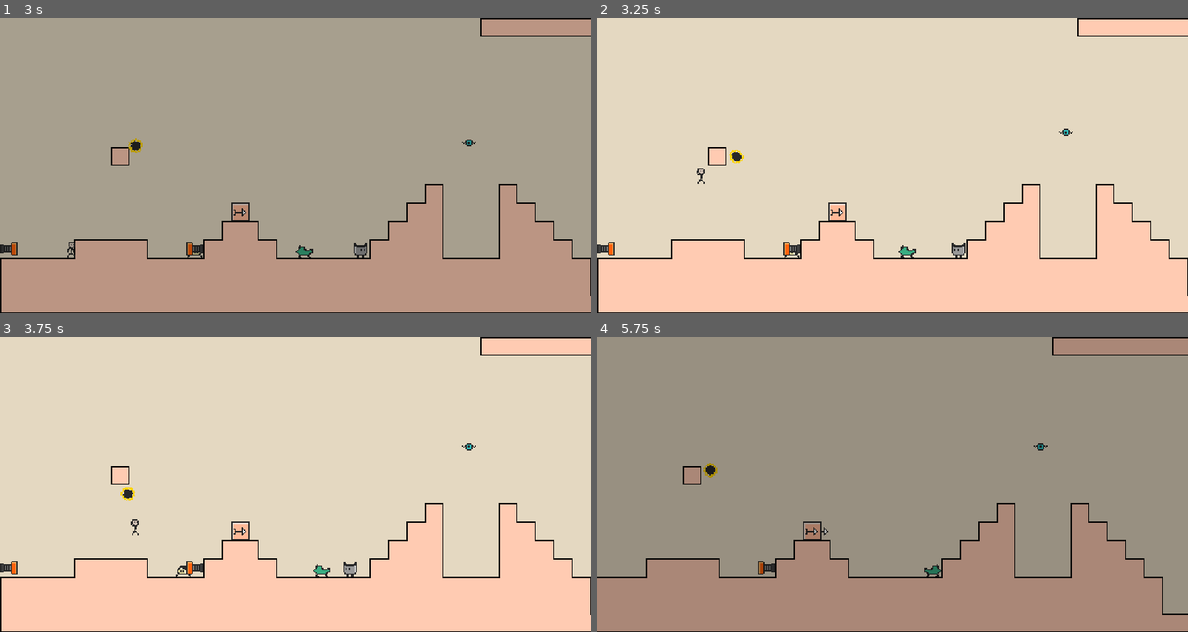
Above: before the commit, frames 1-4 (two rows, left to right).
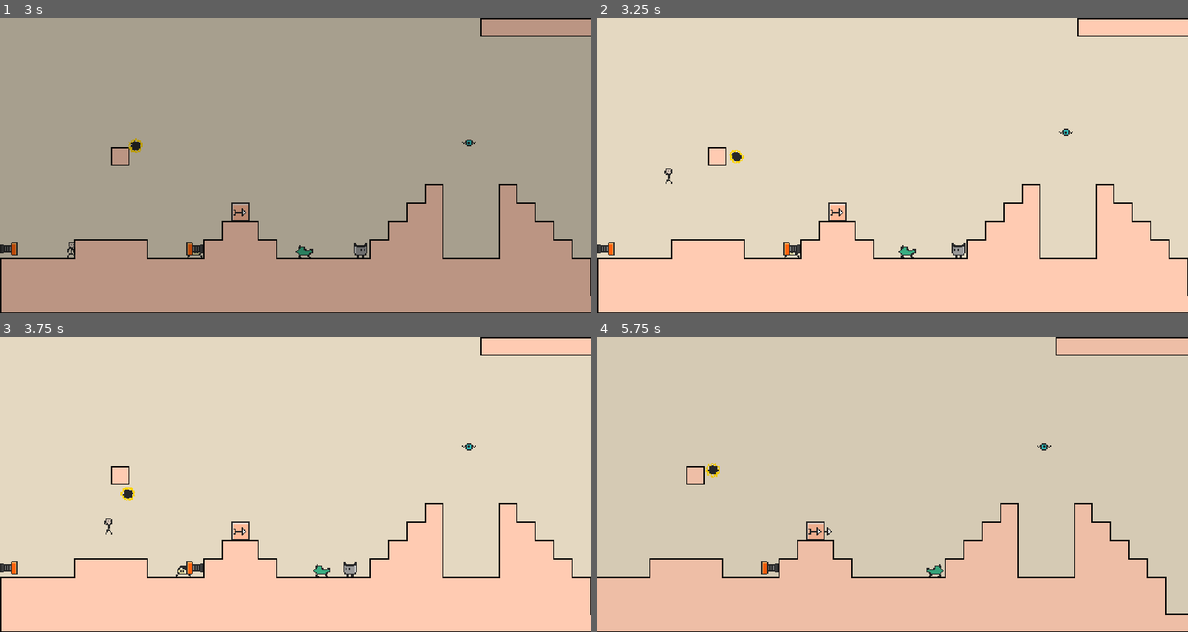
Above: after the commit, the same moments.

Repository: yannicka/ninja
Game: Godot game, scene res://src/Scenes/Game.tscn
The game is run twice, just before and just after one commit, with the same random seed, the same clock (stepped at 60 frames per second) and the same inputs.
Inputs (mouse positions are in pixels of both pictures, inside the frame that each line leads up to):
- Up to frame 1 (3 s): move the mouse to (425, 150) at 0.52 s; hold Space (space) 0.53-1.28 s; hold Right (ui_right) 0.53-2.03 s; click (425, 150) at 0.67 s; tap Up (ui_up) at 0.77, 1.52 s; move the mouse to (177, 180) at 1.27 s; tap Space (space) at 1.35, 2.85 s; move the mouse to (354, 100) at 2.02 s; hold Left (ui_left) 2.03-2.78 s; hold Space (space) 2.03-2.78 s; move the mouse to (265, 224) at 2.77 s; hold Right (ui_right) from 2.78 s (still down); click (265, 224) at 2.92 s
- Up to frame 2 (3.25 s): keep holding Right (ui_right); tap Up (ui_up) at 3.02 s
- Up to frame 3 (3.75 s): keep holding Right (ui_right); move the mouse to (472, 528) at 3.52 s; hold Space (space) from 3.53 s (still down)
- Up to frame 4 (5.75 s): tap Up (ui_up) at 3.77, 4.52 s; move the mouse to (715, 440) at 4.27 s; release Right (ui_right) at 4.28 s; release Space (space) at 4.28 s; hold Left (ui_left) 4.28-5.03 s; tap Space (space) at 4.35 s; move the mouse to (922, 484) at 5.02 s; hold Right (ui_right) from 5.03 s (still down); hold Space (space) from 5.03 s (still down); click (922, 484) at 5.17 s

Frame 1 is identical in both runs. In frame 2, less than 0.1% of the frame differs, in the area x 11-19%, y 51-57%; in frame 3, less than 0.1%; in frame 4, 99%, in the area x 0-100%, y 0-100%.

Commit message:
Correction mouvement touch

Diff:
--- a/src/Player.gd
+++ b/src/Player.gd
@@ -29,14 +29,12 @@
 	if Input.is_action_just_pressed("ui_up"):
 		jump()
 
-	if Input.is_action_pressed("space"):
+	if move or Input.is_action_pressed("space"):
 		move = true
 	else:
 		move = false
 
-	var in_move = Input.get_axis("ui_left", "ui_right") or move
-
-	if in_move:
+	if move:
 		velocity.x = direction.x * SPEED
 	else:
 		velocity.x = move_toward(velocity.x, 0, SPEED)
